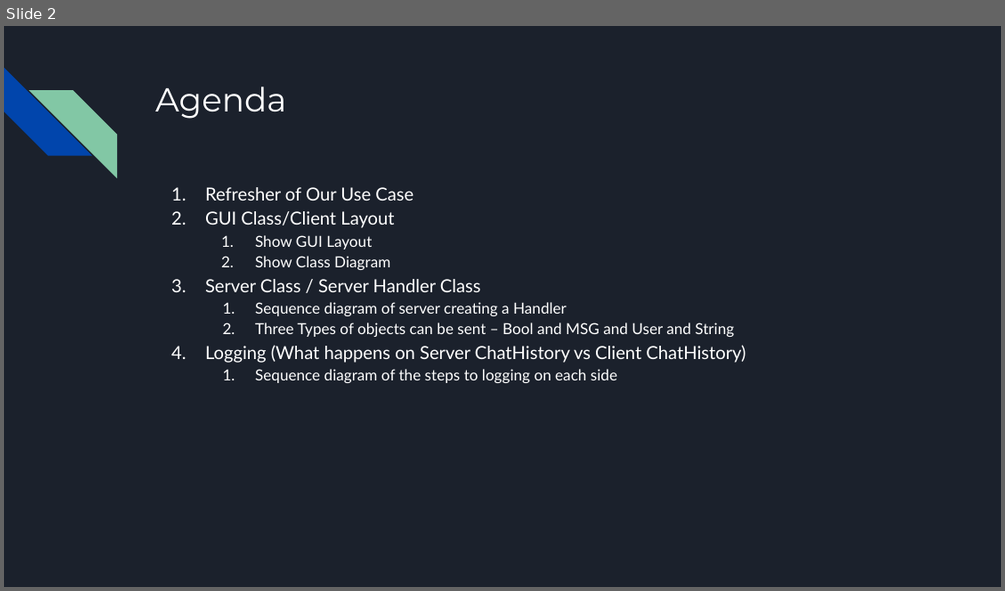
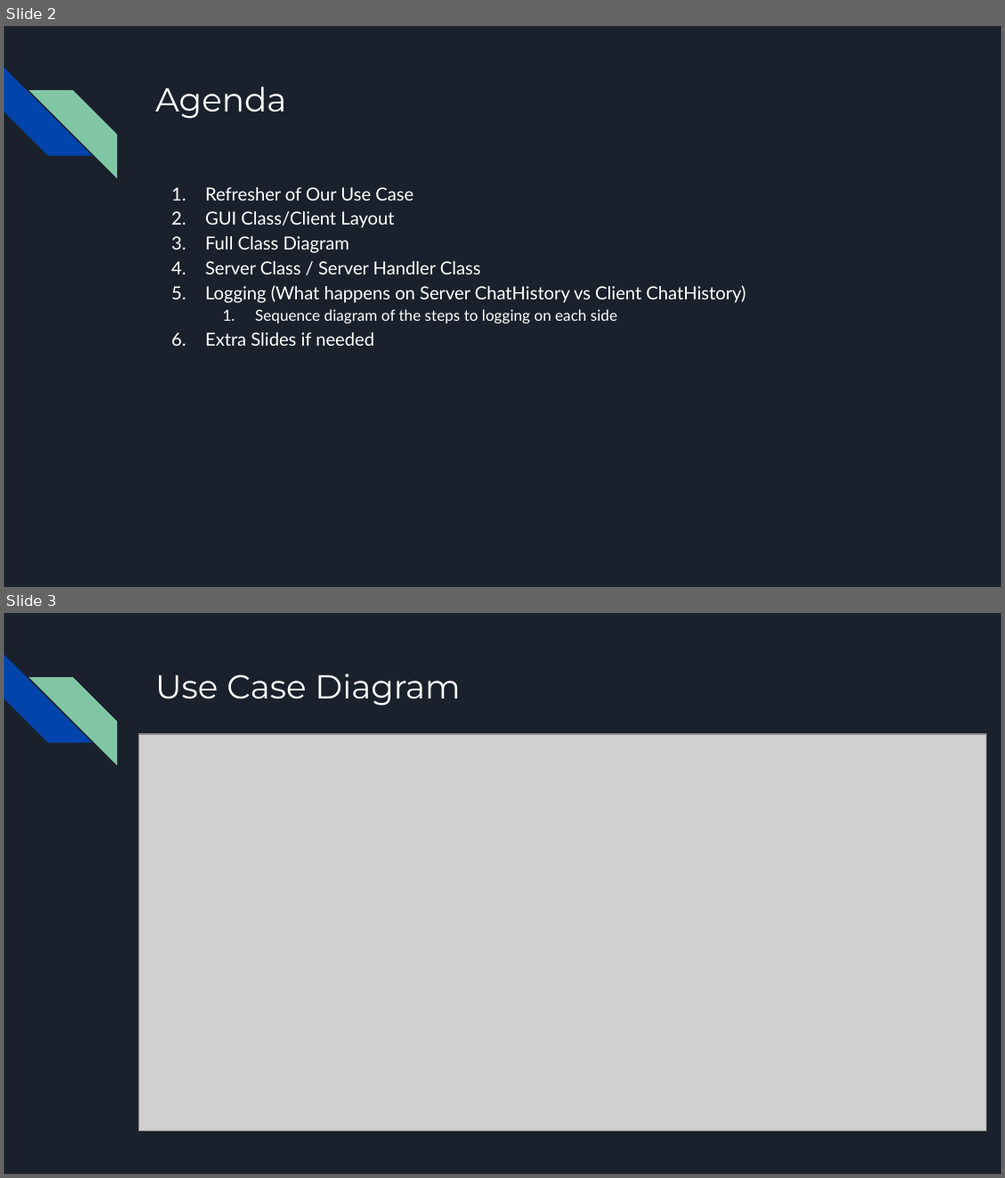
Before and after one commit to R3r3zzed/Comms-Project, a slide deck: Design/Comms Project Design.pptx. Shown one above the other, each under a label of ours: slide 2 before the commit, slides 2 and 3 after it. The pictures are 1005x591 and 1005x1178 pixels, drawn with LibreOffice and Linux fonts; fonts in the diff are those of the drawing; grey boxes stand for pictures. Boxes give left, top, right and bottom in pixels: in the first picture for what was removed or moved away, otherwise in the second. Text is boxed around its words. In the diff, an @@ line names an element or a change of style, - is before the commit and + after.

```diff
--- a/Design/Comms Project Design.pptx
+++ b/Design/Comms Project Design.pptx
@@ slide 3 added at box(4, 613, 1001, 1174), background #1B212C; not listed: 2 template elements that a slide beside it also shows @@
@@ title added at box(155, 674, 460, 706), 24 pt, text #FFFFFF @@
+Use Case Diagram
@@ picture added at box(138, 734, 986, 1130) @@
@@ slide 2 changed as well @@
@@ text at box(205, 236, 349, 253): text changed; size 11 to 13 pt @@
-  1. Show GUI Layout
-  2. Show Class Diagram
+3. Full Class Diagram
@@ text at box(255, 302, 734, 337): paragraphs removed @@
-  1. Sequence diagram of server creating a Handler
-  2. Three Types of objects can be sent – Bool and MSG and User and String
@@ text at box(205, 332, 374, 346): paragraph added @@
+6. Extra Slides if needed
```
Also in this commit, not shown: 1 other slide changed, 8 other slides added, 2 slides removed, 3 other files.
